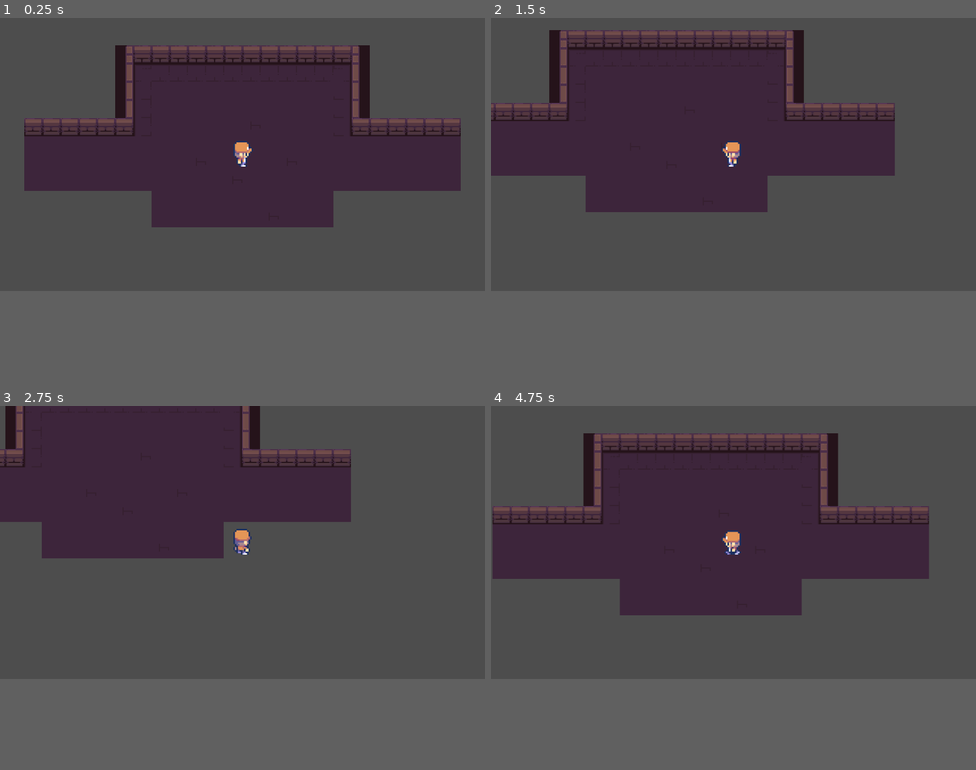
Above: before the commit, frames 1-4 (two rows, left to right).
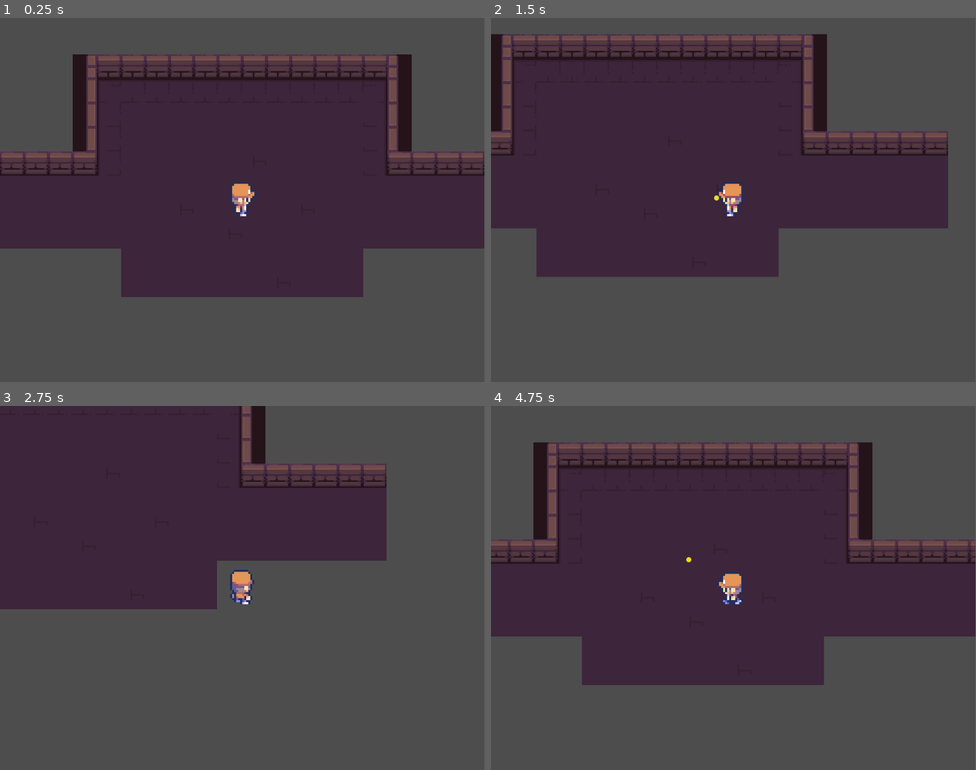
Above: after the commit, the same moments.

Repository: mandresik/Godot-Underworld-Escape
Game: Godot game, scene res://scenes/main.tscn
Two runs of this game, one before a commit and one after it. Both use one fixed random seed, a clock stepped at 60 frames per second and the inputs below.
Inputs (mouse positions are in pixels of both pictures, inside the frame that each line leads up to):
- Up to frame 1 (0.25 s): no input
- Up to frame 2 (1.5 s): tap Enter at 0.5 s; move the mouse to (840, 141) at 0.52 s; hold D (right) 0.53-1.28 s; click (840, 141) at 0.67 s; move the mouse to (636, 167) at 1.27 s; hold S (down) from 1.28 s (still down); click (636, 167) at 1.42 s
- Up to frame 3 (2.75 s): move the mouse to (291, 482) at 2.02 s; release S (down) at 2.03 s; hold D (right) from 2.03 s (still down); click (291, 482) at 2.17 s
- Up to frame 4 (4.75 s): move the mouse to (709, 595) at 2.77 s; release D (right) at 2.78 s; hold W (up) 2.78-3.53 s; click (709, 595) at 2.92 s; move the mouse to (879, 584) at 3.52 s; hold A (left) from 3.53 s (still down); click (879, 584) at 3.67 s; move the mouse to (588, 500) at 4.27 s; click (588, 500) at 4.42 s
In our replay, the window is 800x450 before the commit and 799x600 after it. These sizes can differ from the game's own. Grey fills any space a smaller window leaves; there, only what the larger window draws over its background counts as a difference.

The runs differ from the first frame. In frame 1, 29% of the frame differs, in the area x 0-100%, y 7-77%; in frame 2, 27%; in frame 3, 14%; in frame 4, 29%.

Commit message:
bullets & shooting
Bullets are set to collide with Walls, Enemies and currently are set to free when hit. Bullets are designed the way that the damage they cause can be changed. BulletManager is parent to all bullets. When player shoots, signal in Player node is emitted to BulletManager with parameters position and direction.

Diff:
--- a/project.godot
+++ b/project.godot
@@ -21,7 +21,7 @@
 
 [display]
 
-window/size/viewport_width=1280
+window/size/viewport_width=960
 window/size/viewport_height=720
 window/size/resizable=false
 
--- /dev/null
+++ b/scenes/bullet.tscn
@@ -0,0 +1,20 @@
+[gd_scene load_steps=4 format=3 uid="uid://bngqwklgqhm3k"]
+
+[ext_resource type="Texture2D" uid="uid://d0l6u36hhflhy" path="res://assets/items/bullet.png" id="1_6ngwc"]
+[ext_resource type="Script" path="res://scripts/Bullet.gd" id="1_rb7rl"]
+
+[sub_resource type="CircleShape2D" id="CircleShape2D_ts1y0"]
+radius = 5.0
+
+[node name="Bullet" type="Area2D"]
+collision_layer = 8
+collision_mask = 5
+script = ExtResource("1_rb7rl")
+
+[node name="Sprite2D" type="Sprite2D" parent="."]
+texture = ExtResource("1_6ngwc")
+
+[node name="CollisionShape2D" type="CollisionShape2D" parent="."]
+shape = SubResource("CircleShape2D_ts1y0")
+
+[connection signal="body_entered" from="." to="." method="_on_body_entered"]
--- a/scenes/main.tscn
+++ b/scenes/main.tscn
@@ -1,10 +1,18 @@
-[gd_scene load_steps=3 format=3 uid="uid://b76pjyewndytm"]
+[gd_scene load_steps=5 format=3 uid="uid://b76pjyewndytm"]
 
 [ext_resource type="PackedScene" uid="uid://bqy67u7uiuawe" path="res://scenes/world.tscn" id="1_opego"]
 [ext_resource type="PackedScene" uid="uid://cdko55264uxi" path="res://scenes/player.tscn" id="2_a3rat"]
+[ext_resource type="Script" path="res://scripts/BulletManager.gd" id="3_x1nsi"]
+[ext_resource type="PackedScene" uid="uid://bngqwklgqhm3k" path="res://scenes/bullet.tscn" id="4_sb4ue"]
 
 [node name="Main" type="Node"]
 
 [node name="World" parent="." instance=ExtResource("1_opego")]
 
 [node name="Player" parent="." instance=ExtResource("2_a3rat")]
+
+[node name="BulletManager" type="Node2D" parent="."]
+script = ExtResource("3_x1nsi")
+bullet_scene = ExtResource("4_sb4ue")
+
+[connection signal="shooting" from="Player" to="BulletManager" method="_on_player_shooting"]
--- a/scenes/player.tscn
+++ b/scenes/player.tscn
@@ -166,7 +166,7 @@
 }]
 
 [sub_resource type="RectangleShape2D" id="RectangleShape2D_l145k"]
-size = Vector2(11, 4)
+size = Vector2(11, 14.75)
 
 [node name="Player" type="CharacterBody2D"]
 scale = Vector2(4, 4)
@@ -180,8 +180,13 @@
 frame_progress = 0.879681
 
 [node name="CollisionShape2D" type="CollisionShape2D" parent="."]
-position = Vector2(-0.5, 6)
+position = Vector2(-0.5, 0.625)
 shape = SubResource("RectangleShape2D_l145k")
 
 [node name="Camera2D" type="Camera2D" parent="."]
 scale = Vector2(4, 4)
+
+[node name="ShootingTimer" type="Timer" parent="."]
+one_shot = true
+
+[connection signal="timeout" from="ShootingTimer" to="." method="_on_shooting_timer_timeout"]
--- /dev/null
+++ b/scripts/Bullet.gd
@@ -0,0 +1,19 @@
+extends Area2D
+
+var speed : int
+var damage : int
+var direction : Vector2
+
+
+func _ready():
+	speed = Settings.INIT_BULLET_SPEED
+	damage = Settings.INIT_BULLET_DAMAGE
+
+
+func _process(delta):
+	position += speed * direction * delta
+
+
+func _on_body_entered(_body):
+	# TODO handle what bullet hits
+	queue_free()
--- /dev/null
+++ b/scripts/BulletManager.gd
@@ -0,0 +1,12 @@
+extends Node2D
+
+@export var bullet_scene: PackedScene
+
+
+
+func _on_player_shooting(pos, dir):
+	var bullet = bullet_scene.instantiate()
+	add_child(bullet)
+	bullet.position = pos
+	bullet.direction = dir.normalized()
+	# bullet.add_to_group("bullets")
--- a/scripts/Player.gd
+++ b/scripts/Player.gd
@@ -1,23 +1,40 @@
 extends CharacterBody2D
 
 var speed : int
+var shot_cooldown : float
+var can_shoot : bool
 
+signal shooting
 
 
 func _ready():
-	speed = Settings.INIT_SPEED
+	speed = Settings.INIT_PLAYER_SPEED
+	can_shoot = true
+	$ShootingTimer.wait_time = Settings.INIT_SHOT_COOLDOWN
 
 
 func _physics_process(_delta):
 	# player movement
-	get_input()
+	handle_keyboard_movement()
+	# player rotation
+	handle_mouse_rotation()
+	# player shooting
+	handle_mouse_click()
+
+
+func handle_keyboard_movement():
+	# keyboard movement input
+	var input_direction = Input.get_vector("left", "right", "up", "down")
+	velocity = input_direction.normalized() * speed
 	move_and_slide()
-	# player rotation
+
+
+func handle_mouse_rotation():
 	var mouse = get_local_mouse_position()
 	var angle = snappedf(mouse.angle(), PI / 4) / (PI / 4)
 	angle = wrapi(int(angle), 0, 8)
+	# player animation
 	$AnimatedSprite2D.animation = "walk" + str(angle)
-	# player animation
 	if velocity.length() != 0:
 		$AnimatedSprite2D.play()
 	else:
@@ -25,6 +42,13 @@
 		$AnimatedSprite2D.frame = 1
 
 
-func get_input():
-	var input_direction = Input.get_vector("left", "right", "up", "down")
-	velocity = input_direction.normalized() * speed
+func handle_mouse_click():
+	if Input.is_mouse_button_pressed(MOUSE_BUTTON_LEFT) and can_shoot:
+		var aim_direction = get_global_mouse_position() - position
+		shooting.emit(position, aim_direction)
+		can_shoot = false
+		$ShootingTimer.start()
+
+
+func _on_shooting_timer_timeout():
+	can_shoot = true
--- a/scripts/settings.gd
+++ b/scripts/settings.gd
@@ -1,3 +1,8 @@
 extends Node
 
-const INIT_SPEED : int = 200
+const INIT_PLAYER_SPEED : int = 200
+
+const INIT_SHOT_COOLDOWN : float = 0.7
+
+const INIT_BULLET_SPEED : int = 500
+const INIT_BULLET_DAMAGE : int = 1
